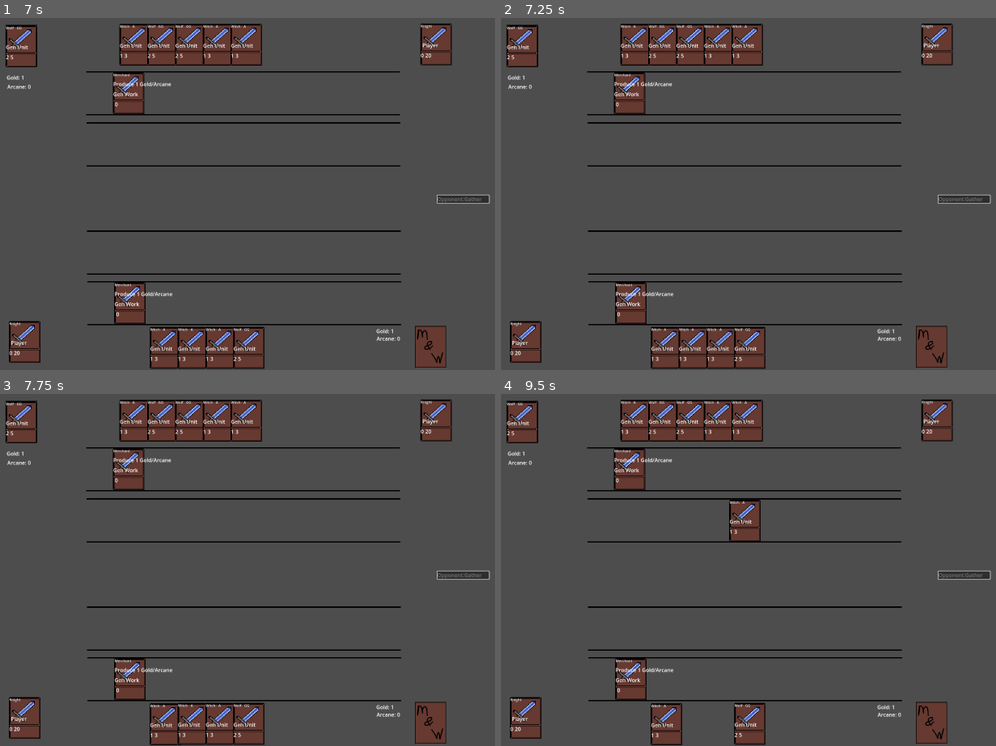
Above: before the commit, frames 1-4 (two rows, left to right).
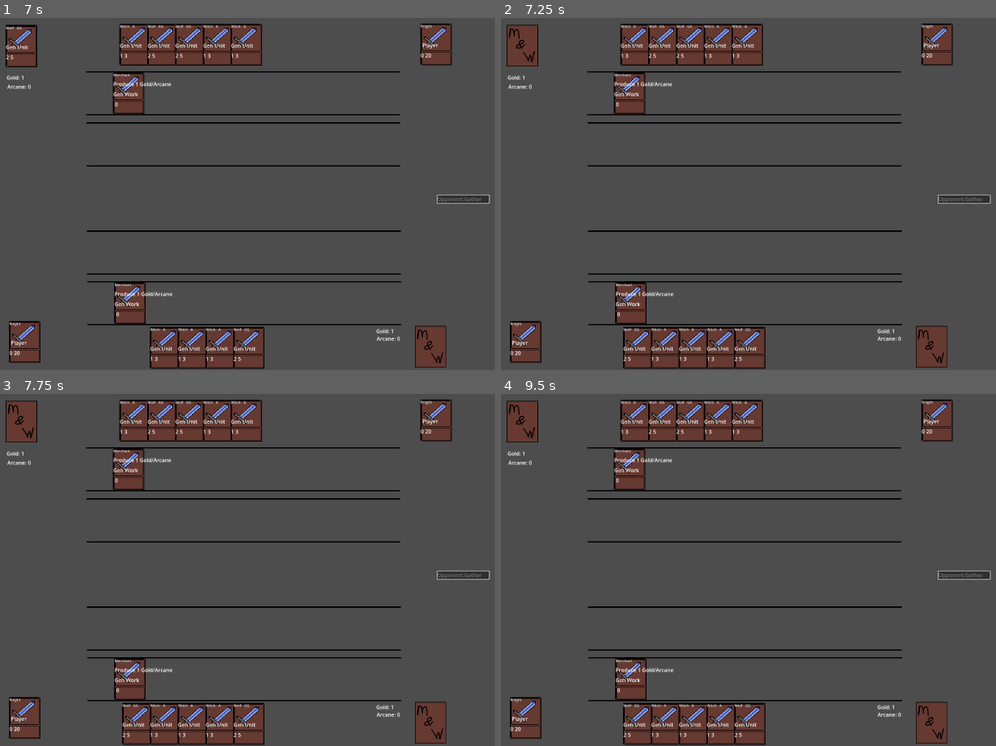
Above: after the commit, the same moments.

Repository: bmhazlett/WizardsNMerchants
Game: Godot game, scene res://Scenes/main.tscn
Two runs of this game, one before a commit and one after it. Both use one fixed random seed, a clock stepped at 60 frames per second and the inputs below.
Inputs (mouse positions are in pixels of both pictures, inside the frame that each line leads up to):
- Up to frame 1 (7 s): click (465, 197) at 0.5 s; click (465, 197) at 1.25 s; click (465, 197) at 2 s; tap Enter at 2.75, 4.25, 5.75 s; drag from (465, 197) to (430, 348) at 2.77 s; tap Space at 3.5, 5, 6.5 s; drag from (430, 348) to (19, 46) at 3.52 s; click (19, 46) at 4.42 s; drag from (24, 341) to (430, 348) at 5.02 s; drag from (435, 42) to (19, 46) at 5.77 s; drag from (138, 348) to (19, 46) at 6.52 s
- Up to frame 2 (7.25 s): no input
- Up to frame 3 (7.75 s): move the mouse to (163, 724) at 7.27 s; click (163, 724) at 7.42 s
- Up to frame 4 (9.5 s): drag from (694, 724) to (743, 520) at 8.02 s; drag from (723, 724) to (743, 520) at 8.77 s

Frame 1 is identical in both runs. In frame 2, 1.0% of the frame differs, in the area x 1-31%, y 2-100%; in frame 3, 1.1%; in frame 4, 3.2%, in the area x 1-53%, y 2-100%.

Commit message:
Updated hand snapping

Diff:
--- a/Scenes/player_card.tscn
+++ b/Scenes/player_card.tscn
@@ -24,7 +24,7 @@
 outline_size = 1
 outline_color = Color(0, 0, 0, 1)
 
-[node name="Card" type="Area2D"]
+[node name="Card2" type="Area2D"]
 position = Vector2(623, 411)
 script = ExtResource("1_11kmn")
 
--- a/Scripts/hand.gd
+++ b/Scripts/hand.gd
@@ -14,33 +14,30 @@
 
 # Called every frame. 'delta' is the elapsed time since the previous frame.
 func _process(delta):
-	pass
+	update_hand()
 
-func _on_card_added_to_hand(card):
-	if opponent:
-		return
-	print('good hand')
-	cards_in_hand.append(card)
+func update_hand():
 	var i = 0
 	while i < len(cards_in_hand):
 		if cards_in_hand[i].location == 'hand':
 			cards_in_hand[i].position = Vector2(self.position.x + i * 85, self.position.y)
 		i += 1
 
+func _on_card_added_to_hand(card):
+	if opponent:
+		return
+	cards_in_hand.append(card)
+
+
 func _on_card_added_to_opponent_hand(card):
 	if not opponent:
 		return
-	print('bad hand')
 	cards_in_hand.append(card)
-	var i = 0
-	while i < len(cards_in_hand):
-		if cards_in_hand[i].location == 'hand':
-			cards_in_hand[i].position = Vector2(self.position.x + i * 85, self.position.y)
-		i += 1
+
 
 func _on_card_casted(card, curr_area):
+	var found = false
 	var i = 0
-	var found = false
 	while i < len(cards_in_hand):
 		if card == cards_in_hand[i]:
 			found = true
@@ -48,15 +45,11 @@
 		i += 1
 	if found:
 		cards_in_hand.remove_at(i)
-	i = 0
-	while i < len(cards_in_hand):
-		if cards_in_hand[i].location == 'hand':
-			cards_in_hand[i].position = Vector2(self.position.x + i * 85, self.position.y)
-		i += 1
+
 
 func _on_card_destroyed(card):
+	var found = false
 	var i = 0
-	var found = false
 	while i < len(cards_in_hand):
 		if card == cards_in_hand[i]:
 			found = true
@@ -64,8 +57,3 @@
 		i += 1
 	if found:
 		cards_in_hand.remove_at(i)
-	i = 0
-	while i < len(cards_in_hand):
-		if cards_in_hand[i].location == 'hand':
-			cards_in_hand[i].position = Vector2(self.position.x + i * 85, self.position.y)
-		i += 1
--- a/Scripts/selector.gd
+++ b/Scripts/selector.gd
@@ -40,6 +40,7 @@
 			dragging = false
 			if curr_area and 'action' in curr_area and curr_area.action == 'dragging':
 				curr_area.action = 'none'
+				curr_area.location = 'hand'
 
 func _area_entered(area):
 	any_area = area
